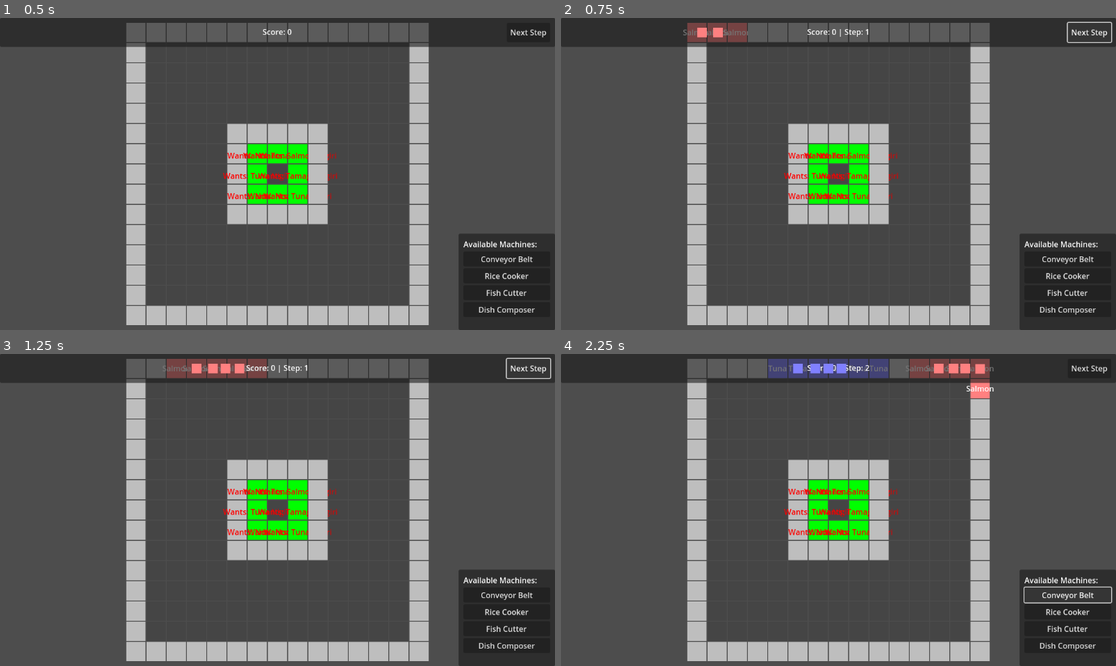
Above: before the commit, frames 1-4 (two rows, left to right).
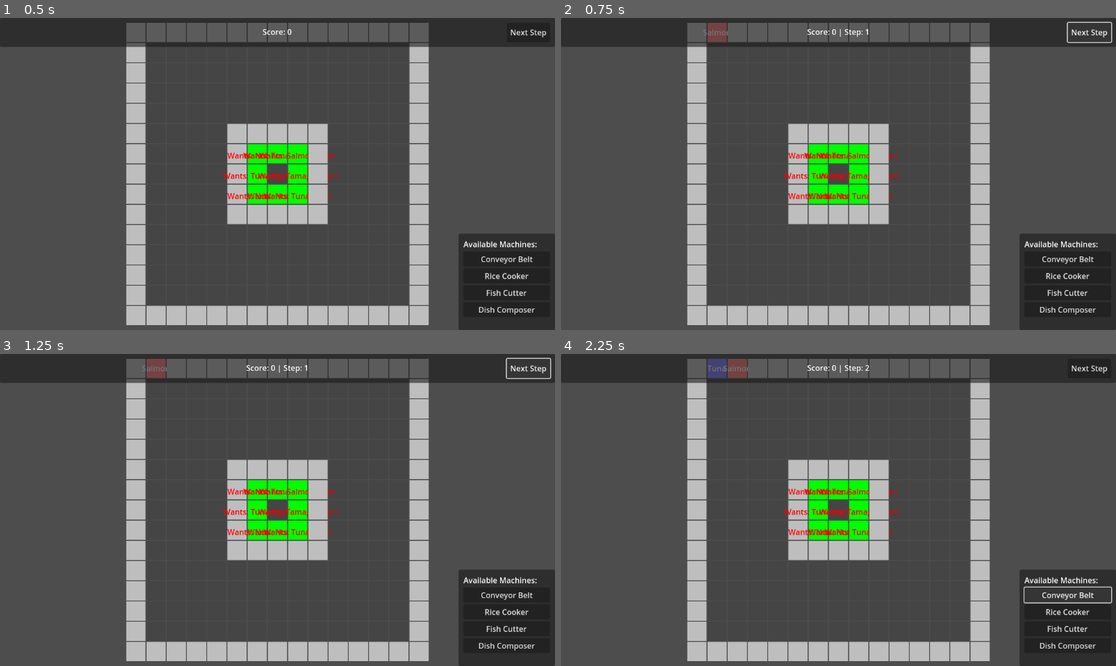
Above: after the commit, the same moments.

Repository: DvirKomlosh/Sooshi
Game: Godot game, scene res://main.tscn
Two runs of this game, one before a commit and one after it. Both use one fixed random seed, a clock stepped at 60 frames per second and the inputs below.
Inputs:
- Up to frame 1 (0.5 s): no input
- Up to frame 2 (0.75 s): click "Next Step" at 0.5 s
- Up to frame 3 (1.25 s): no input
- Up to frame 4 (2.25 s): click "Next Step" at 1.25 s; click "Conveyor Belt" at 2 s

Frame 1 is identical in both runs. In frame 2, 0.5% of the frame differs, in the area x 22-34%, y 1-8%; in frame 3, 1.2%; in frame 4, 2.7%, in the area x 26-78%, y 1-15%.

Commit message:
Solved logical movement of items

Diff:
--- a/shoosi/scripts/base_machine.gd
+++ b/shoosi/scripts/base_machine.gd
@@ -12,6 +12,8 @@
 var is_processing: bool = false
 var is_moving: bool = false
 var animation_tween: Tween = null
+var visited_tag: int = 0
+var processed_tag: int = 0
 
 # Visual elements
 @onready var sprite: ColorRect = $Sprite
@@ -100,12 +102,18 @@
 		try_process_recursive(grid, [])
 
 func try_process_recursive(grid: Array, visited_machines: Array):
-	# Check for loops
-	if visited_machines.has(self):
-		# Loop detected - move all items in the loop together
-		move_loop_items(visited_machines)
+	# Check for loops using visited tag
+	if processed_tag == get_current_step_tag() or not current_ingredient:
+		processed_tag = get_current_step_tag()
 		return true
 
+	if visited_tag == get_current_step_tag():
+		# Loop detected - find the loop machines efficiently
+		var loop_machines = get_loop_machines(visited_machines)
+		move_loop_items(loop_machines)
+		return true
+
+	visited_tag = get_current_step_tag()
 	visited_machines.append(self)
 
 	# Try to move ingredient to next machine
@@ -115,21 +123,23 @@
 
 	# Check if target position is within grid bounds
 	if target_x < 0 or target_x >= grid.size() or target_y < 0 or target_y >= grid[0].size():
-		return false
+		return true
 
 	var target_machine = grid[target_x][target_y]
 	if target_machine and target_machine.has_method("add_ingredient"):
-		# Try to add ingredient to target machine
+		target_machine.try_process_recursive(grid, visited_machines)
+		if processed_tag == get_current_step_tag():
+			return true
 		if target_machine.add_ingredient(current_ingredient):
+			current_ingredient = null
+			is_occupied = false
 			# Start animation to target machine
 			animate_ingredient_to_target(target_machine)
+			processed_tag = get_current_step_tag()
 			return true
 
-		# If target is occupied, try to move its ingredient recursively
-		if target_machine.current_ingredient and not target_machine.is_processing:
-			return target_machine.try_process_recursive(grid, visited_machines)
-
-	return false
+	processed_tag = get_current_step_tag()
+	return true
 
 func advance_processing():
 	if is_processing:
@@ -140,21 +150,29 @@
 		if processing_time >= max_processing_time:
 			finish_processing()
 
-		update_display()
 
 func finish_processing():
 	if is_processing:
 		is_processing = false
 		if current_ingredient:
 			current_ingredient.finish_processing()
-		update_display()
-
-
+
+
+
+func get_loop_machines(visited_machines: Array) -> Array:
+	# Find the current machine's position in the visited list
+	var current_index = visited_machines.find(self)
+	if current_index == -1:
+		return []
+
+	# Return the machines from the current position to the end (the loop)
+	return visited_machines.slice(current_index)
 
 func move_loop_items(loop_machines: Array):
 	# Move all items in the loop one step forward
 	var loop_ingredients = []
 	for machine in loop_machines:
+		machine.processed_tag = get_current_step_tag()
 		if machine.current_ingredient:
 			loop_ingredients.append(machine.current_ingredient)
 			machine.current_ingredient = null
@@ -165,7 +183,13 @@
 		var next_machine = loop_machines[(i + 1) % loop_machines.size()]
 		next_machine.current_ingredient = loop_ingredients[i]
 		next_machine.is_occupied = true
-		next_machine.update_display()
+
+func get_current_step_tag() -> int:
+	# Get the current step tag from the main game
+	var main_game = get_tree().current_scene.get_node("MainGame")
+	if main_game:
+		return main_game.step_count
+	return 0
 
 func get_output_ingredient() -> Ingredient:
 	# Override in subclasses for specific output logic
@@ -176,7 +200,6 @@
 	current_ingredient = null
 	is_occupied = false
 	is_processing = false
-	update_display()
 	return ingredient
 
 func get_machine_info() -> String:
@@ -276,5 +299,3 @@
 	else:
 		# Failed to add - this shouldn't happen with our logic, but just in case
 		print("Failed to add ingredient to target machine")
-
-	update_display()
--- a/shoosi/scripts/main_game.gd
+++ b/shoosi/scripts/main_game.gd
@@ -176,14 +176,12 @@
 	var processing_order = get_machine_processing_order()
 
 	# Process machines with a small delay to allow animations to complete
-	for i in range(processing_order.size()):
-		var machine = processing_order[i]
+	for machine in processing_order:
 		if machine and machine.has_method("process_step"):
 			machine.process_step(grid)
 
-		# Add a small delay between machine processing to allow animations
-		if i < processing_order.size() - 1:
-			await get_tree().create_timer(0.1).timeout
+	for machine in processing_order:
+		machine.update_display()
 
 func get_machine_processing_order() -> Array:
 	var machines = []
@@ -191,13 +189,6 @@
 		for y in range(GRID_SIZE):
 			if grid[x][y] != null:
 				machines.append(grid[x][y])
-
-	# Sort machines by a deterministic order (e.g., by position)
-	machines.sort_custom(func(a, b):
-		if a.grid_position.y != b.grid_position.y:
-			return a.grid_position.y < b.grid_position.y
-		return a.grid_position.x < b.grid_position.x)
-
 	return machines
 
 func update_diners():
